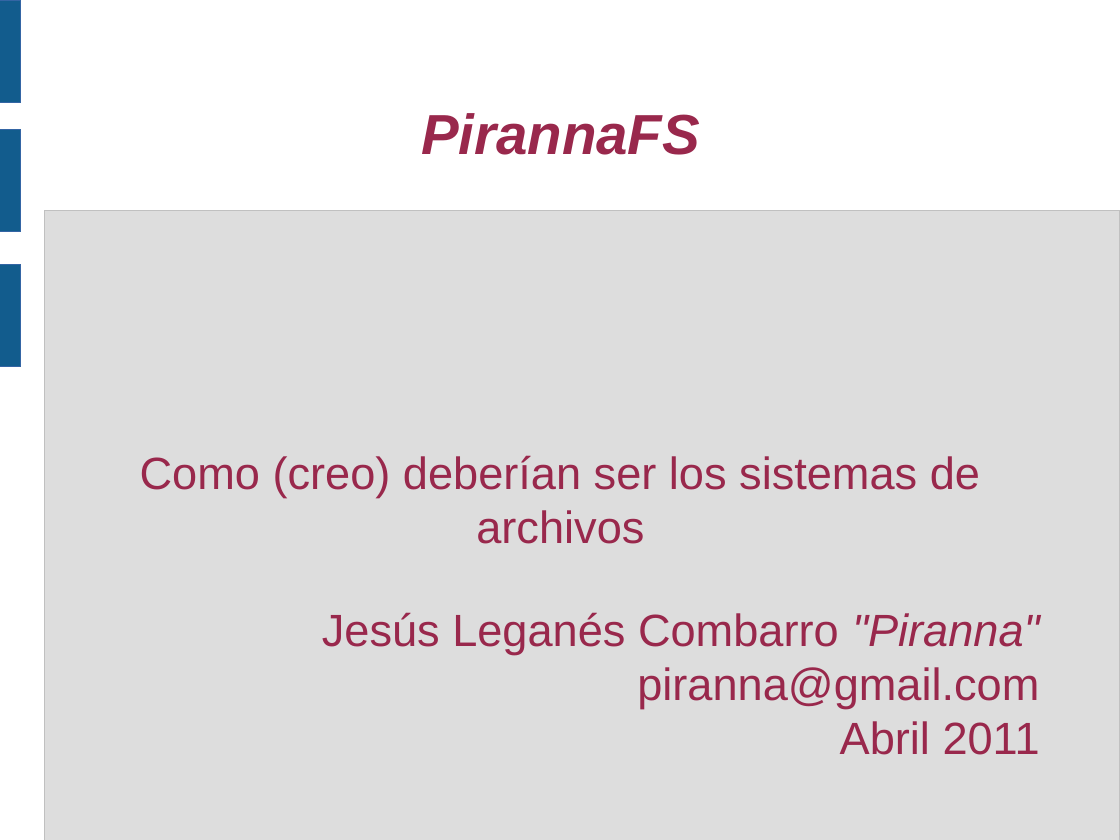
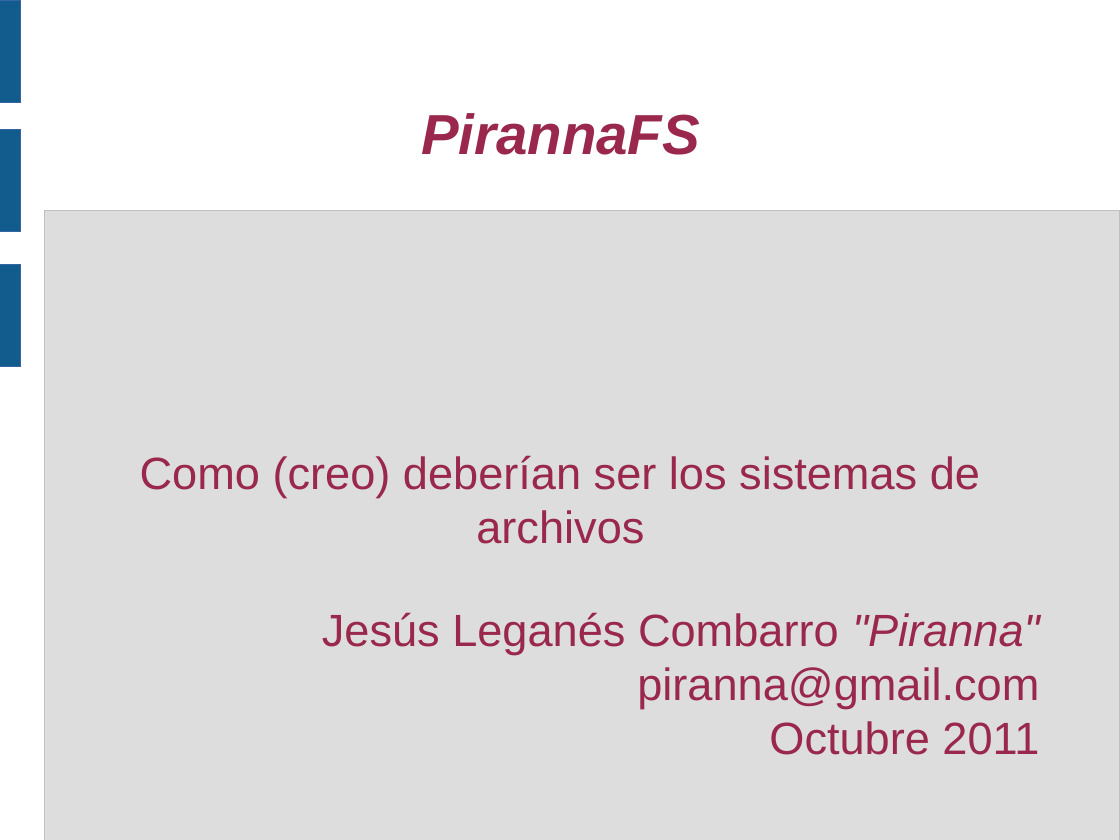
Before and after one commit to piranna/PirannaFS, a slide deck: slide 1 of doc/Presentacion V CUSL/PirannaFS.odp. Drawn at 1120x840 pixels with LibreOffice and Linux fonts; fonts in the diff are those of the drawing. Boxes give left, top, right and bottom in pixels: in the first picture for what was removed or moved away, otherwise in the second. Text is boxed around its words. In the diff, an @@ line names an element or a change of style, - is before the commit and + after.

```diff
--- a/doc/Presentacion V CUSL/PirannaFS.odp
+++ b/doc/Presentacion V CUSL/PirannaFS.odp
@@ text at box(769, 721, 1039, 755): text changed @@
-Abril 2011
+Octubre 2011
```
Also in this commit, not shown: 13 other slides changed, 5 other files.
